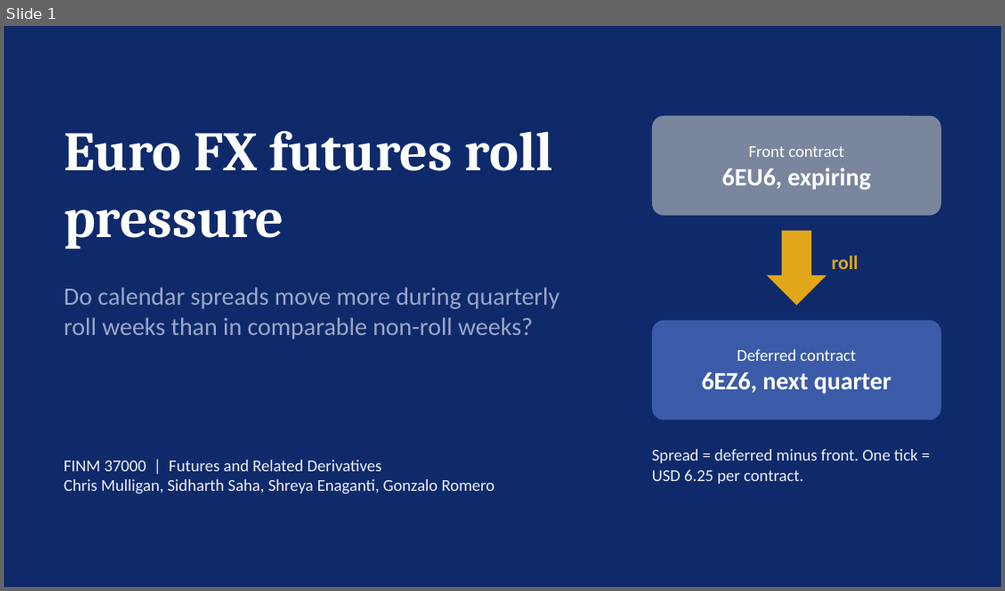
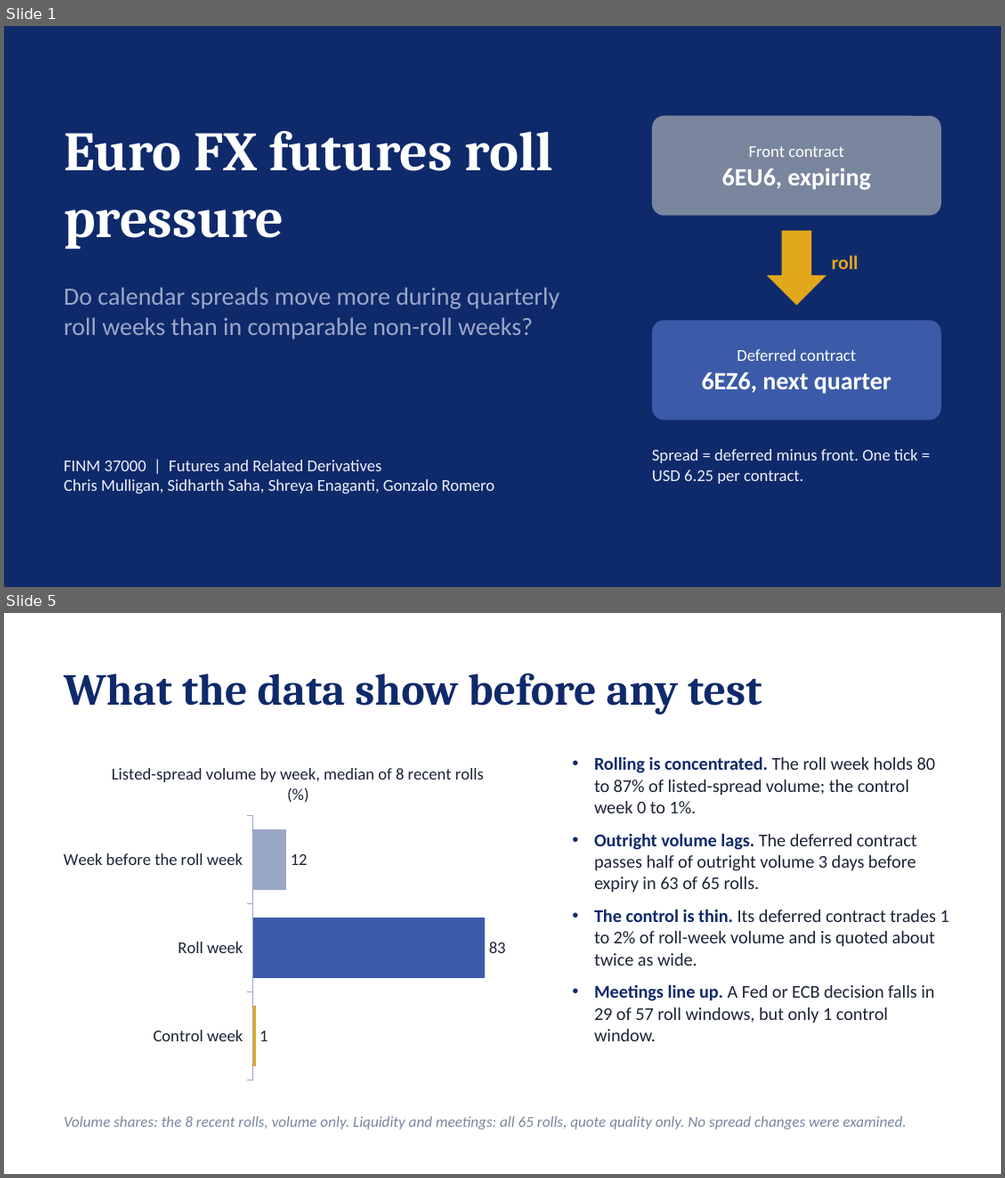
Before and after one commit to chris-mulligan-50/futures-project, a slide deck: docs/project_slides.pptx. Shown one above the other, each under a label of ours: slide 1 before the commit, slides 1 and 5 after it; the slides between them are not shown. The pictures are 1005x591 and 1005x1178 pixels, drawn with LibreOffice and Linux fonts; fonts in the diff are those of the drawing. Boxes give left, top, right and bottom in pixels: in the first picture for what was removed or moved away, otherwise in the second. Text is boxed around its words. In the diff, an @@ line names an element or a change of style, - is before the commit and + after.

```diff
--- a/docs/project_slides.pptx
+++ b/docs/project_slides.pptx
@@ slide 5 added at (4, 613, 1001, 1174), background #FFFFFF @@
@@ text added at (64, 673, 761, 714), 32 pt, text #0F2A6B, bold @@
+What the data show before any test
@@ bar chart added at (54, 747, 542, 1086) @@
+title "Listed-spread volume by week, median of 8 recent rolls (%)"
+categories: Week before the roll week, Roll week, Control week
+Series 1: 12, 83, 1
@@ text added at (594, 756, 949, 1041), 13 pt, text #1B2336 @@
+• Rolling is concentrated. The roll week holds 80 to 87% of listed-spread volume; the control week 0 to 1%.
+• Outright volume lags. The deferred contract passes half of outright volume 3 days before expiry in 63 of 65 rolls.
+• The control is thin. Its deferred contract trades 1 to 2% of roll-week volume and is quoted about twice as wide.
+• Meetings line up. A Fed or ECB decision falls in 29 of 57 roll windows, but only 1 control window.
@@ text added at (64, 1116, 906, 1129), 11 pt, text #7A869E, italic @@
+Volume shares: the 8 recent rolls, volume only. Liquidity and meetings: all 65 rolls, quote quality only. No spread changes were examined.
```
Also in this commit, not shown: 4 slides changed, 2 other slides added.
